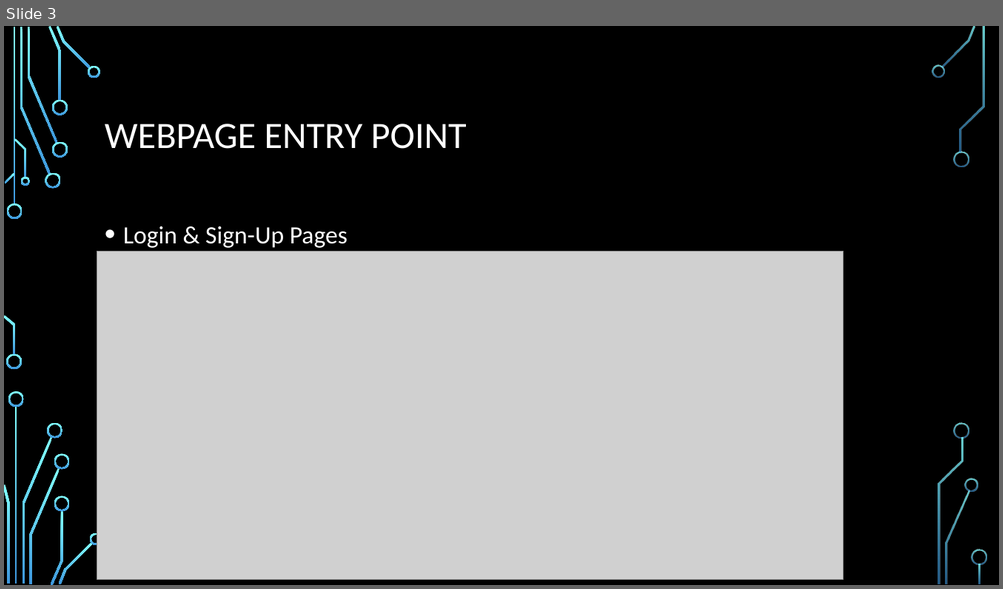
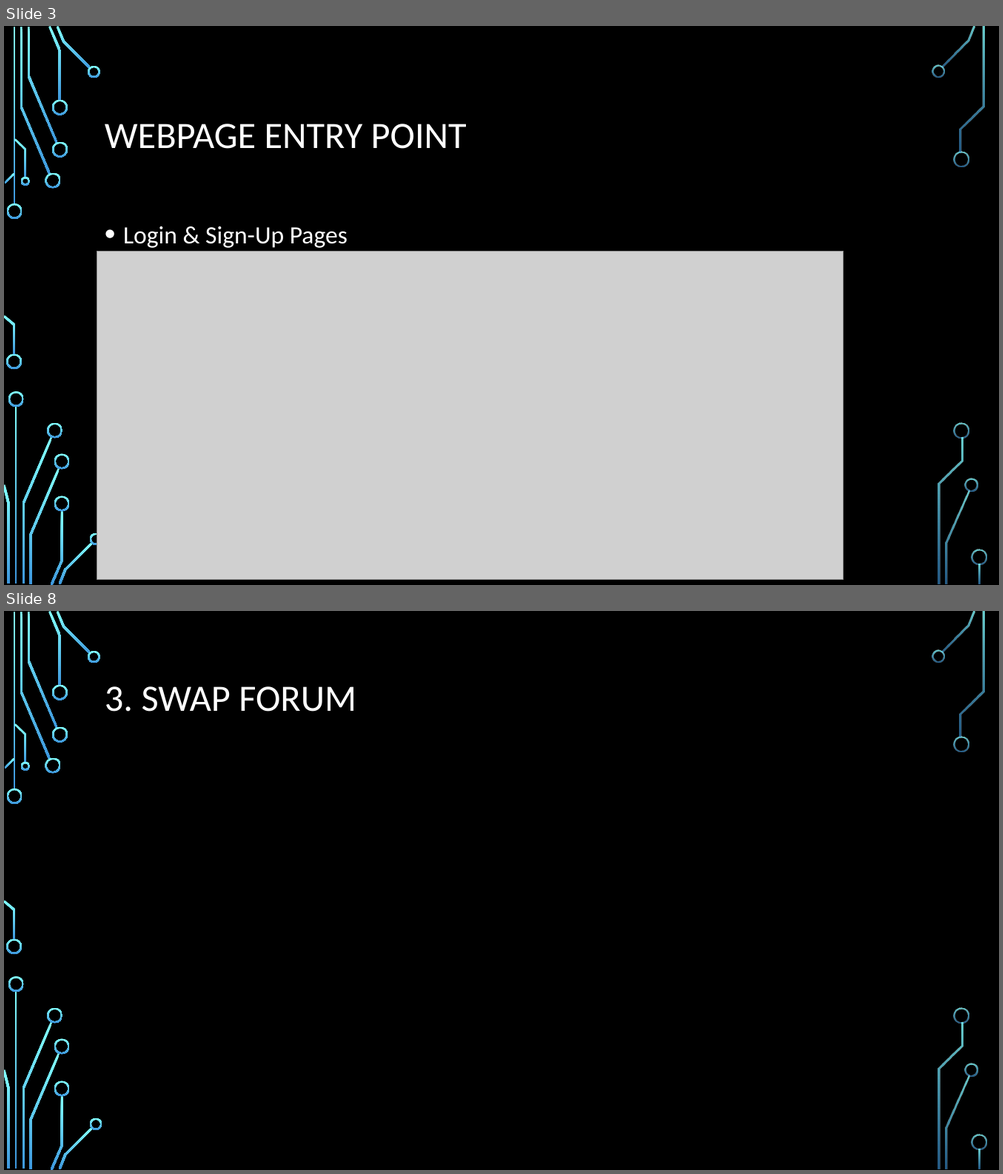
Before and after one commit to spatil17/Ingenious-Mavericks, a slide deck: Ingenious Mavericks-The Blueprint.pptx. Shown one above the other, each under a label of ours: slide 3 before the commit, slides 3 and 8 after it; the slides between them are not shown. The pictures are 1003x589 and 1003x1174 pixels, drawn with LibreOffice and Linux fonts; fonts in the diff are those of the drawing; grey boxes stand for pictures; background and template pictures are left out. Boxes give left, top, right and bottom in pixels: in the first picture for what was removed or moved away, otherwise in the second. Text is boxed around its words. In the diff, an @@ line names an element or a change of style, - is before the commit and + after.

```diff
--- a/Ingenious Mavericks-The Blueprint.pptx
+++ b/Ingenious Mavericks-The Blueprint.pptx
@@ slide 8 added at [4, 611, 999, 1170], background picture (left out); not listed: 36 template elements that a slide beside it also shows @@
@@ title added at [105, 686, 356, 712], 36 pt, text #FFFFFF @@
+3. SWAP FORUM
```
Also in this commit, not shown: 2 slides changed, 2 other slides added.
